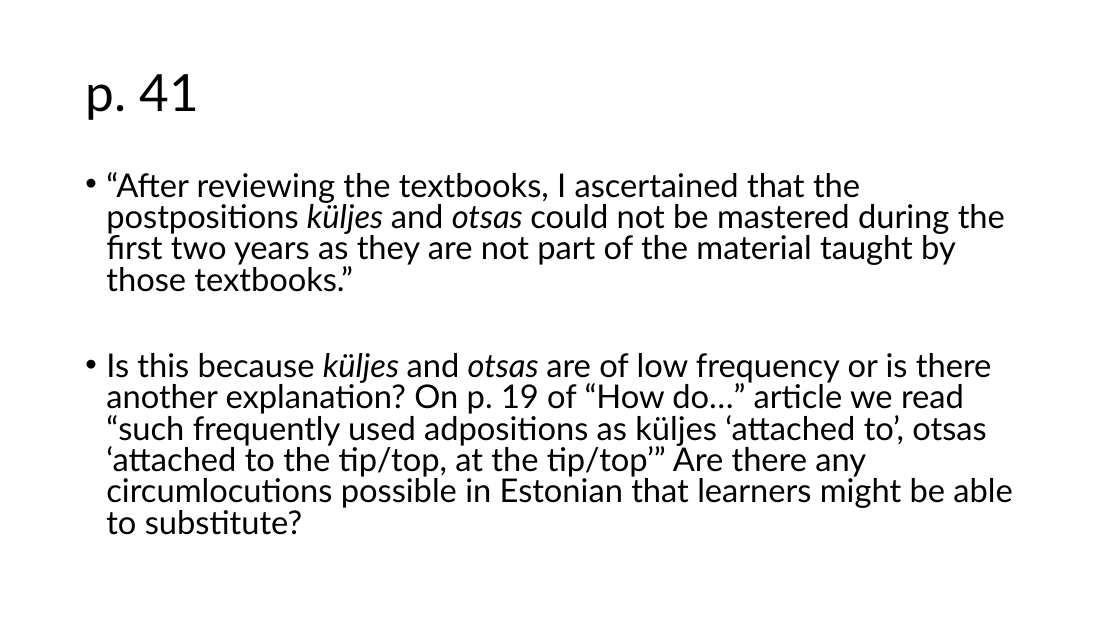
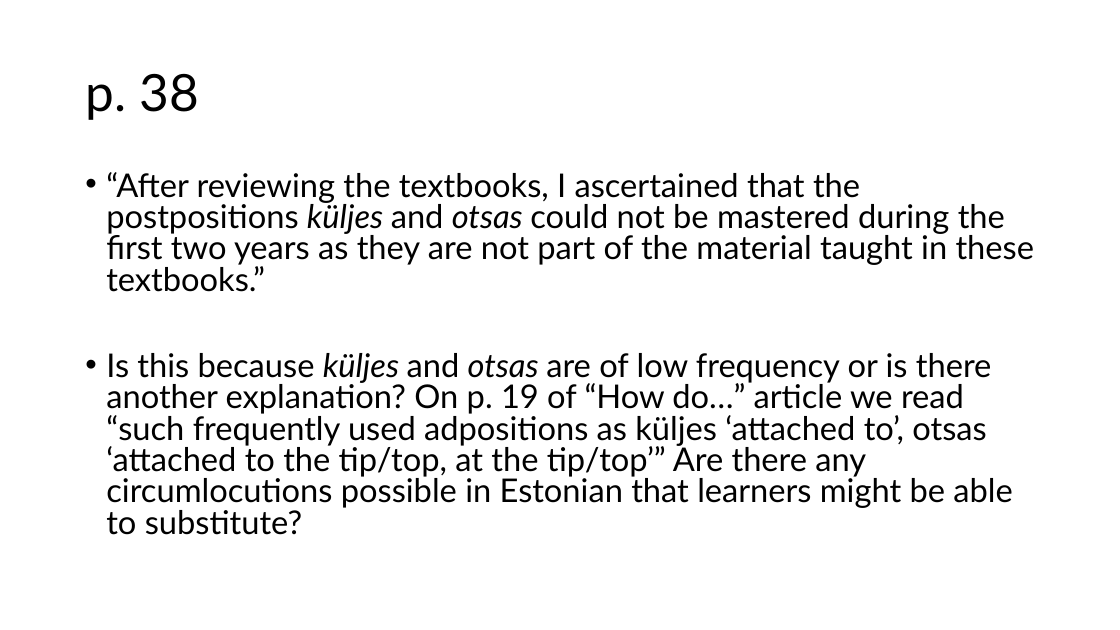
Before and after one commit to lajanda/lajanda.github.io, a slide deck: slide 23 of conference presentations/Defense_Bleive.pptx. Drawn at 1120x630 pixels with LibreOffice and Linux fonts; fonts in the diff are those of the drawing. Boxes give left, top, right and bottom in pixels: in the first picture for what was removed or moved away, otherwise in the second. Text is boxed around its words. In the diff, an @@ line names an element or a change of style, - is before the commit and + after.

```diff
--- a/conference presentations/Defense_Bleive.pptx
+++ b/conference presentations/Defense_Bleive.pptx
@@ title at (85,73,199,120): text changed @@
-p. 41
+p. 38
@@ text at (106,172,1034,292): text changed @@
-• “After reviewing the textbooks, I ascertained that the postpositions küljes and otsas could not be mastered during the first two years as they are not part of the material taught by those textbooks.”
+• “After reviewing the textbooks, I ascertained that the postpositions küljes and otsas could not be mastered during the first two years as they are not part of the material taught in these textbooks.”
```
Also in this commit, not shown: 9 other slides changed, 1 other file.
